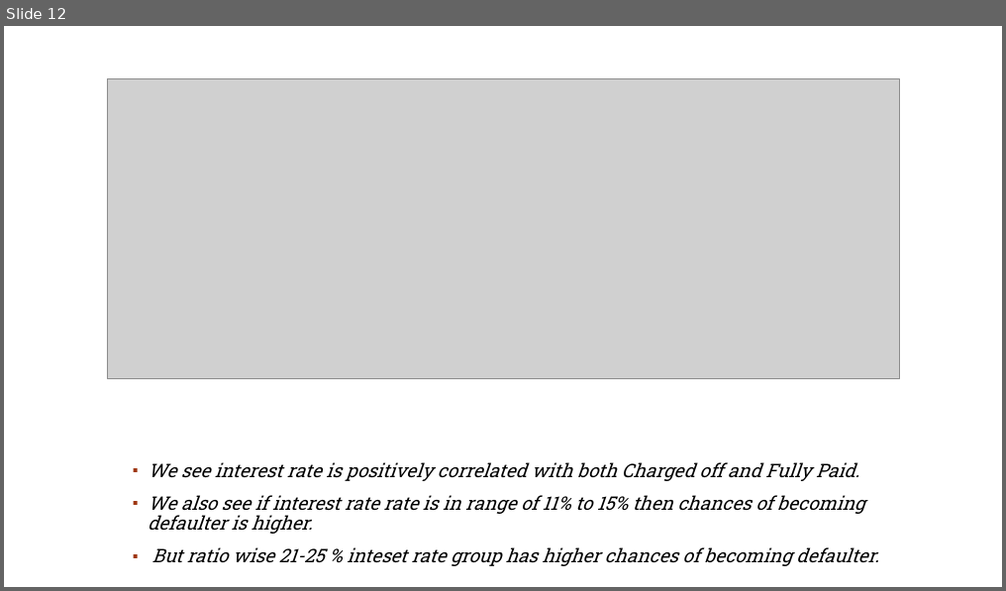
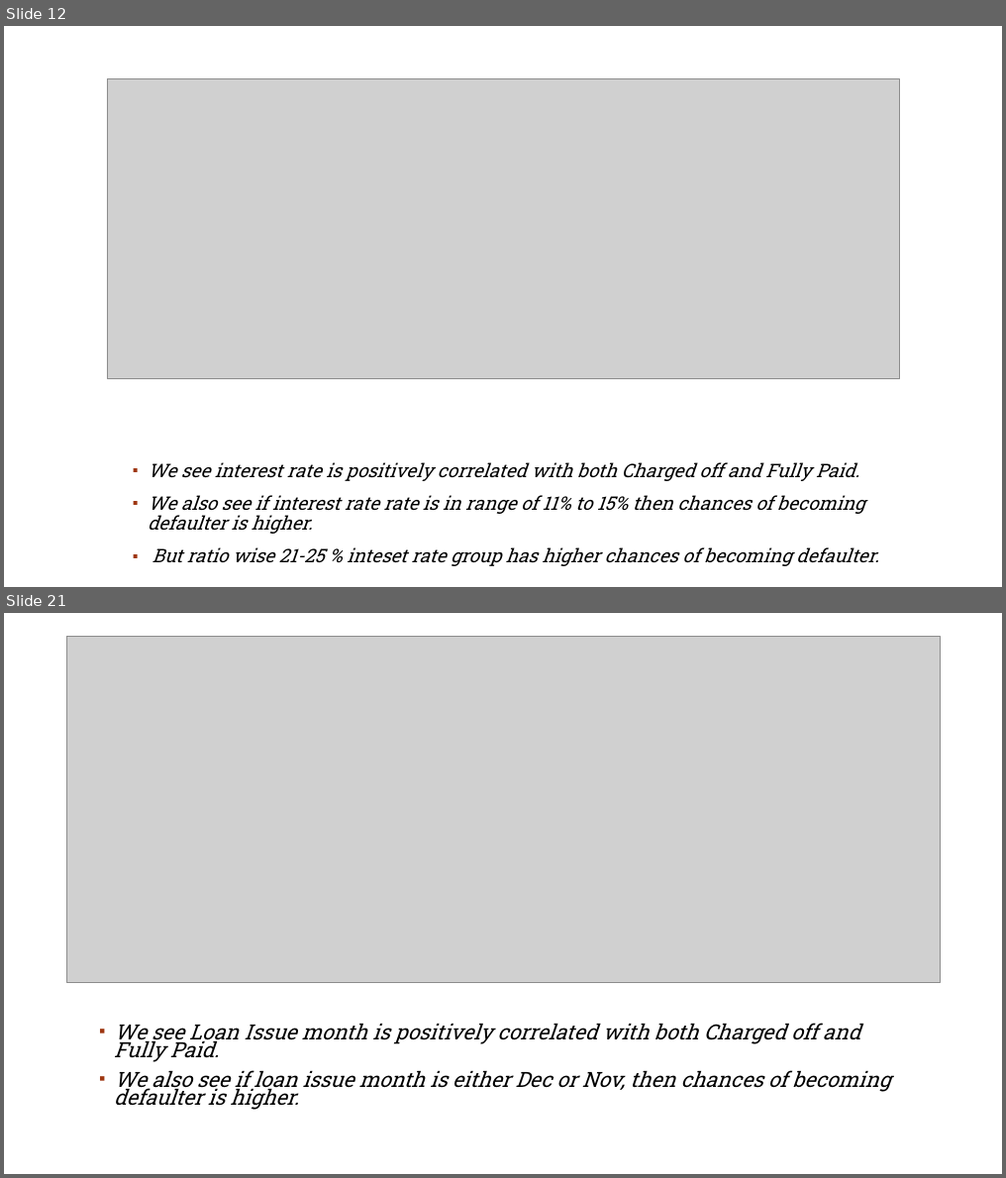
Before and after one commit to rahul2july/lendingclubcasestudy, a slide deck: lendingclubcasestudy.pptx. Shown one above the other, each under a label of ours: slide 12 before the commit, slides 12 and 21 after it; the slides between them are not shown. The pictures are 1006x591 and 1006x1178 pixels, drawn with LibreOffice and Linux fonts; fonts in the diff are those of the drawing; grey boxes stand for pictures; background and template pictures are left out. Boxes give left, top, right and bottom in pixels: in the first picture for what was removed or moved away, otherwise in the second. Text is boxed around its words. In the diff, an @@ line names an element or a change of style, - is before the commit and + after.

```diff
--- a/lendingclubcasestudy.pptx
+++ b/lendingclubcasestudy.pptx
@@ slide 21 added at bbox=[4, 613, 1002, 1174], background #FFFFFF; not listed: 1 template element that a slide beside it also shows @@
@@ picture added at bbox=[66, 636, 940, 983] @@
@@ text added at bbox=[114, 1023, 890, 1110], 20.1 pt, text #000000, italic @@
+▪ We see Loan Issue month is positively correlated with both Charged off and Fully Paid.
+▪ We also see if loan issue month is either Dec or Nov, then chances of becoming defaulter is higher.
```
Also in this commit, not shown: 2 slides changed, 11 other slides added, 2 other files.
